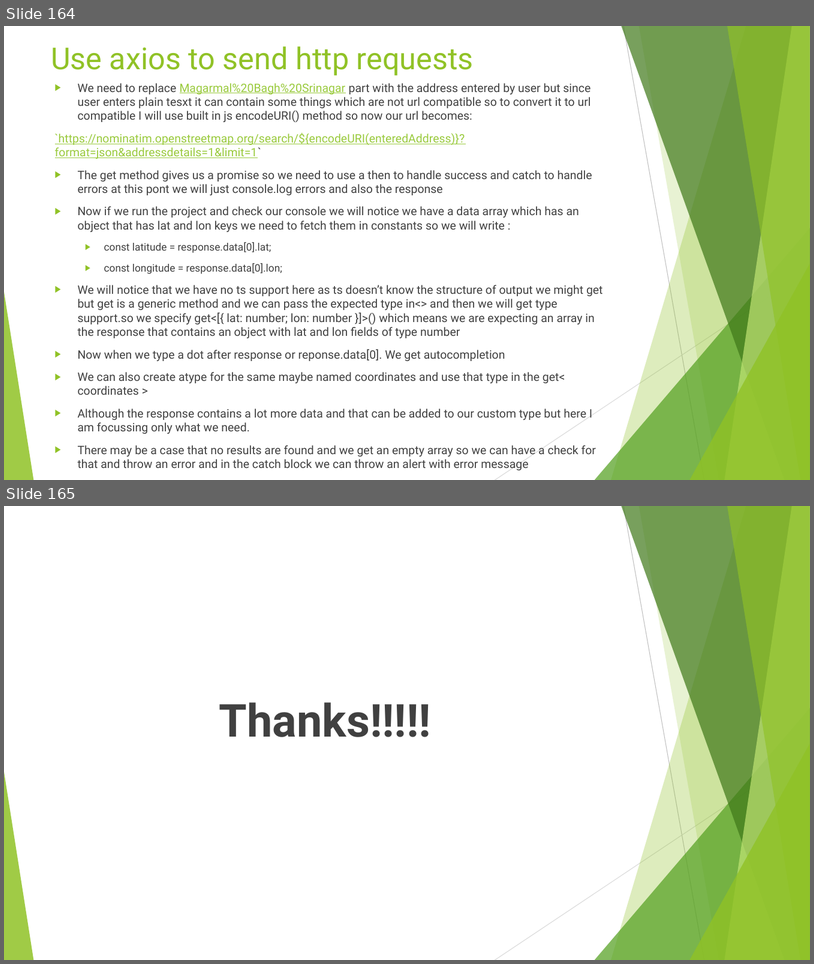
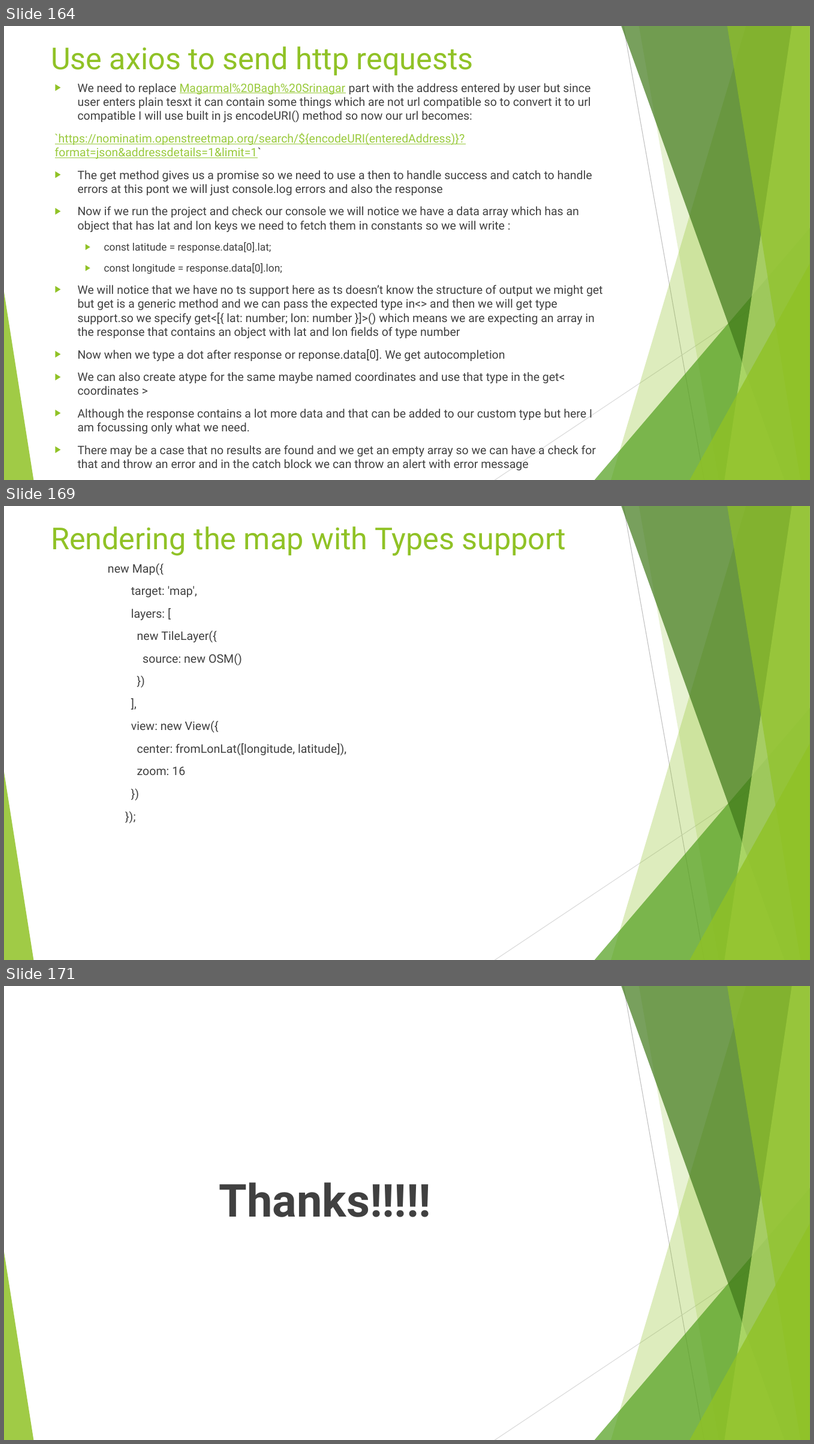
Before and after one commit to rudhrainfogain/TypeScript, a slide deck: PPT/TypeScriptv13.pptx. Shown one above the other, each under a label of ours: slides 164 and 165 before the commit, slides 164, 169 and 171 after it; the slides between them are not shown. The pictures are 814x964 and 814x1444 pixels, drawn with LibreOffice and Linux fonts; fonts in the diff are those of the drawing. Boxes give left, top, right and bottom in pixels: in the first picture for what was removed or moved away, otherwise in the second. Text is boxed around its words. In the diff, an @@ line names an element or a change of style, - is before the commit and + after.

```diff
--- a/PPT/TypeScriptv13.pptx
+++ b/PPT/TypeScriptv13.pptx
@@ slide 169 added at [4, 506, 810, 960], background #FFFFFF; not listed: 10 template elements that a slide beside it also shows @@
@@ title added at [51, 526, 567, 556], 36 pt, text #90C226 @@
+Rendering the map with Types support
@@ text added at [108, 563, 347, 775], 14 pt, text #404040 @@
+    new Map({
+    target: 'map',
+    layers: [
+    new TileLayer({
+    source: new OSM()
+    })
+    ],
+    view: new View({
+    center: fromLonLat([longitude, latitude]),
+    zoom: 16
+    })
+    });
@@ what was slide 165 is now slide 171 @@
```
Also in this commit, not shown: 5 other slides added, 4 other files.
